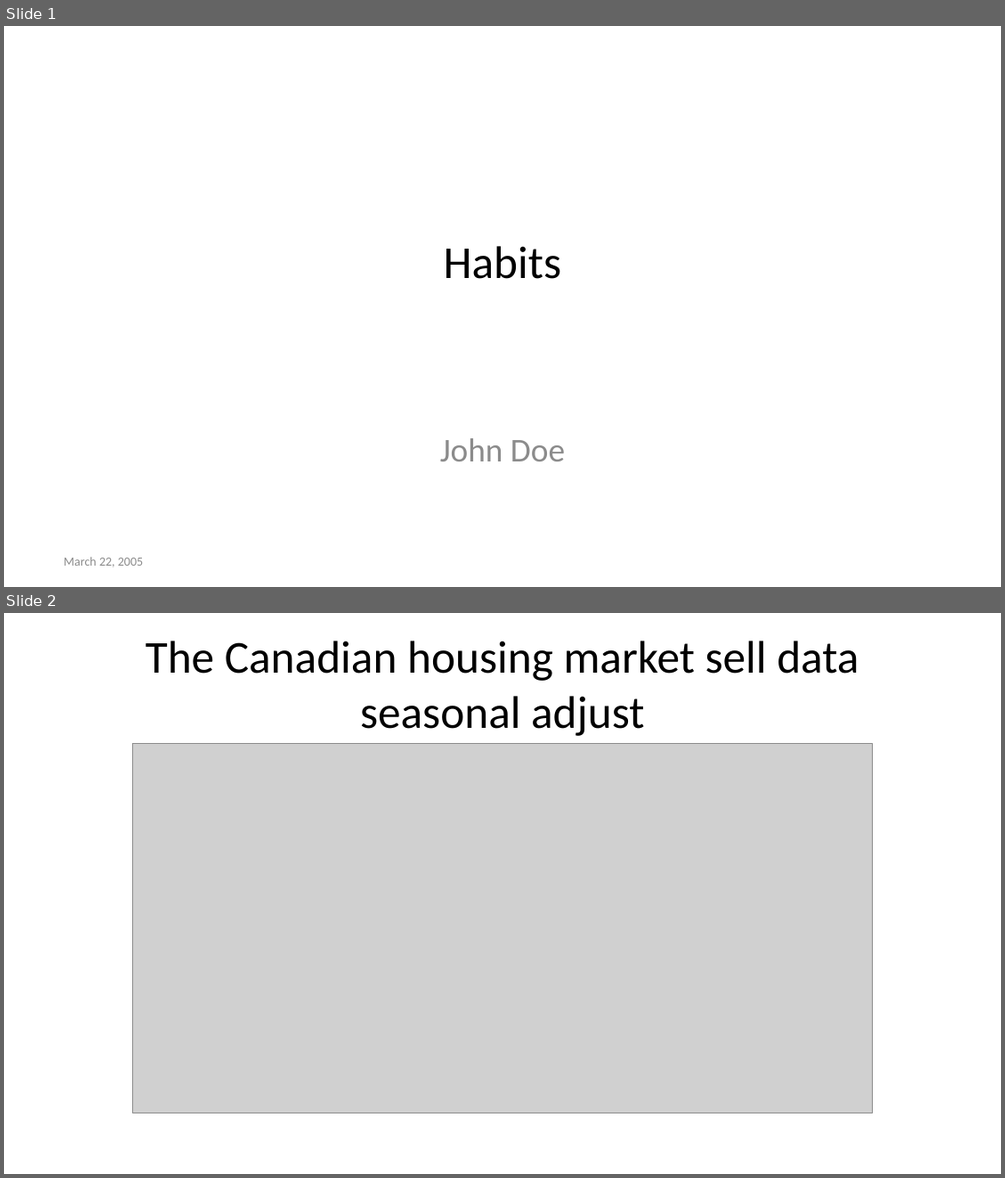
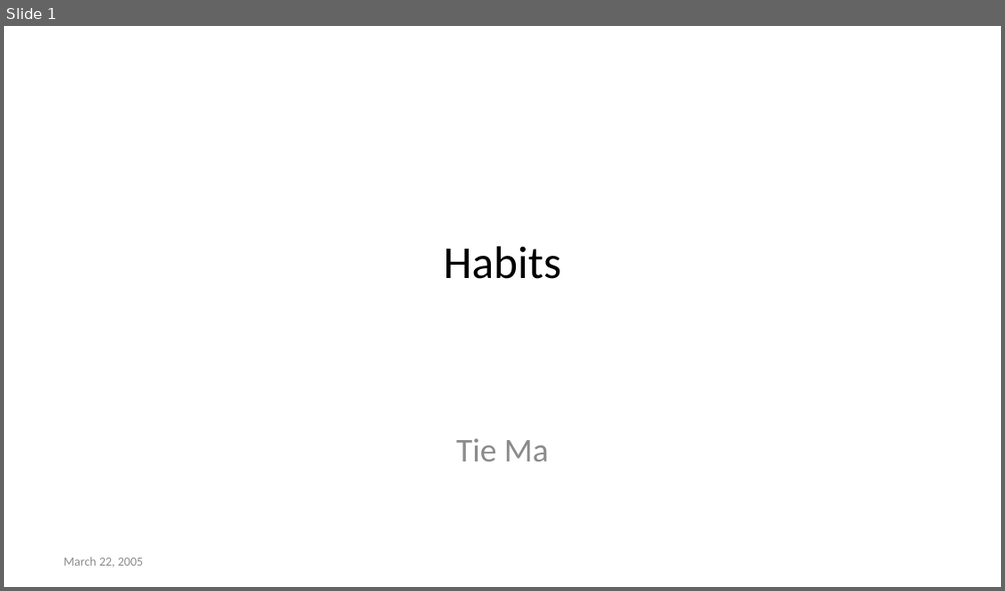
Before and after one commit to Allisterh/VAR_conditional_forecast-ECON-493-forcasting-economy, a slide deck: The research project/The_power_point.pptx. Shown one above the other, each under a label of ours: slides 1 and 2 before the commit, slide 1 after it. The pictures are 1005x1178 and 1005x591 pixels, drawn with LibreOffice and Linux fonts; fonts in the diff are those of the drawing; grey boxes stand for pictures. Boxes give left, top, right and bottom in pixels: in the first picture for what was removed or moved away, otherwise in the second. Text is boxed around its words. In the diff, an @@ line names an element or a change of style, - is before the commit and + after.

```diff
--- a/The research project/The_power_point.pptx
+++ b/The research project/The_power_point.pptx
@@ slide 2 removed at (x1=4, y1=613, x2=1001, y2=1174), background #FFFFFF @@
@@ title removed at (x1=146, y1=641, x2=858, y2=736) @@
-The Canadian housing market sell data seasonal adjust
@@ picture removed at (x1=132, y1=744, x2=873, y2=1113) @@
@@ slide 1 changed as well @@
@@ subtitle at (x1=456, y1=438, x2=549, y2=461): text changed @@
-John Doe
+Tie Ma
```
Also in this commit, not shown: 1 other slide changed, 12 slides added, 5 other slides removed, 7 other files.
